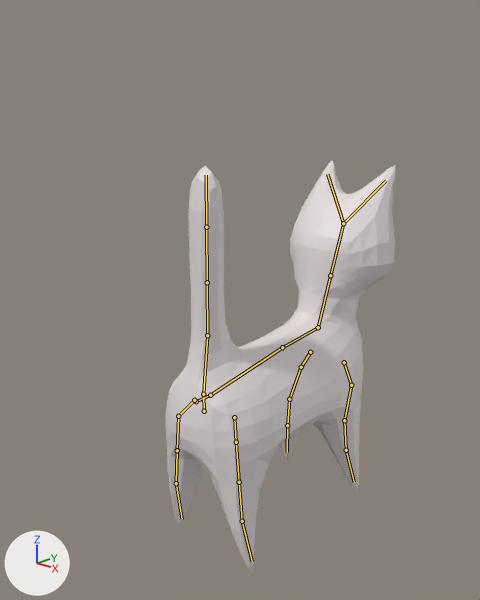
The Blender file Models/GatoV3_Bone.blend as it was, and as the next commit left it.
Camera for both pictures: a 50 mm lens placed at (5.53, -5.39, 4.21), pointed at (-0.2, 0.82, 1.57). The axes (+X, +Y, +Z) are drawn at lower left. The lights are the same throughout. The picture after the commit comes second. The bones that bend it are drawn over the model as lines.
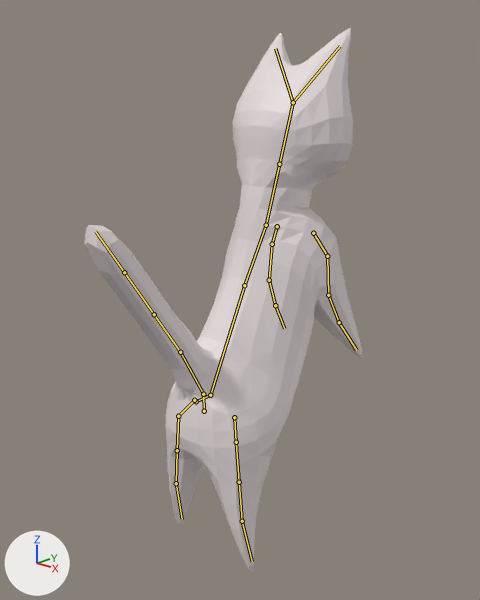
The newer file adds an action. The first version stands in its rest pose; the second is drawn at frame 24 of the action 'Esqueleto_acción.004'.

Pixel boxes (x1, y1, x2, y2) of what changed, in the pictures (480 x 600 px):
'Cube', posed (20% wider, 33% taller)
    before: (165, 161, 396, 572)
    after: (85, 27, 362, 572)
bone 'Torzo_Bajo', root to tip
    before: (210, 395) to (282, 347)
    after: (210, 395) to (244, 285)
bone 'Cabeza', root to tip
    before: (318, 327) to (330, 275)
    after: (266, 225) to (279, 164)
bone 'Pata_DelanteDER', root to tip
    before: (344, 362) to (351, 385)
    after: (313, 233) to (327, 256)
bone 'Pata_DelanteIZQ', root to tip
    before: (310, 352) to (301, 367)
    after: (277, 226) to (272, 244)
bone 'Hueso.004', root to tip
    before: (203, 394) to (207, 335)
    after: (203, 394) to (180, 352)

The change, as a diff of the scene's bpy script:
```diff
--- a/Models/GatoV3_Bone.blend.py
+++ b/Models/GatoV3_Bone.blend.py
@@ bone_torzo_bajo @@
 bone_torzo_bajo = bpy.data.objects['Esqueleto'].pose.bones['Torzo_Bajo']  # child of 'Hueso'
-bone_torzo_bajo.rotation_quaternion = (1.0, 0.0, 0.0, 0.0)  # degrees (0, 0, 0)
+bone_torzo_bajo.rotation_quaternion = (0.887, 0.0, 0.0, 0.461)  # degrees (0, 0, 55)
@@ bone_cabeza @@
 bone_cabeza = bpy.data.objects['Esqueleto'].pose.bones['Cabeza']  # child of 'Torzo'
-bone_cabeza.rotation_quaternion = (1.0, 0.0, 0.0, 0.0)  # degrees (0, 0, 0)
+bone_cabeza.rotation_quaternion = (0.895, 0.0, 0.0, -0.447)  # degrees (0, 0, -53)
@@ bone_pata_delanteder @@
 bone_pata_delanteder = bpy.data.objects['Esqueleto'].pose.bones['Pata_DelanteDER']  # child of 'Torzo'
-bone_pata_delanteder.rotation_quaternion = (1.0, 0.0, 0.0, 0.0)  # degrees (0, 0, 0)
+bone_pata_delanteder.rotation_quaternion = (0.961, 0.222, -0.142, 0.087)  # degrees (25, -18, 6)
@@ bone_pata_delanteizq @@
 bone_pata_delanteizq = bpy.data.objects['Esqueleto'].pose.bones['Pata_DelanteIZQ']  # child of 'Torzo'
-bone_pata_delanteizq.rotation_quaternion = (1.0, 0.0, 0.0, 0.0)  # degrees (0, 0, 0)
+bone_pata_delanteizq.rotation_quaternion = (0.961, 0.234, 0.119, 0.09)  # degrees (29, 11, 13)
@@ bone_hueso_004 @@
 bone_hueso_004 = bpy.data.objects['Esqueleto'].pose.bones['Hueso.004']  # child of 'Cola'
-bone_hueso_004.rotation_quaternion = (1.0, 0.0, 0.0, 0.0)  # degrees (0, 0, 0)
+bone_hueso_004.rotation_quaternion = (0.954, -0.298, 0.0, 0.0)  # degrees (-35, 0, 0)
```
